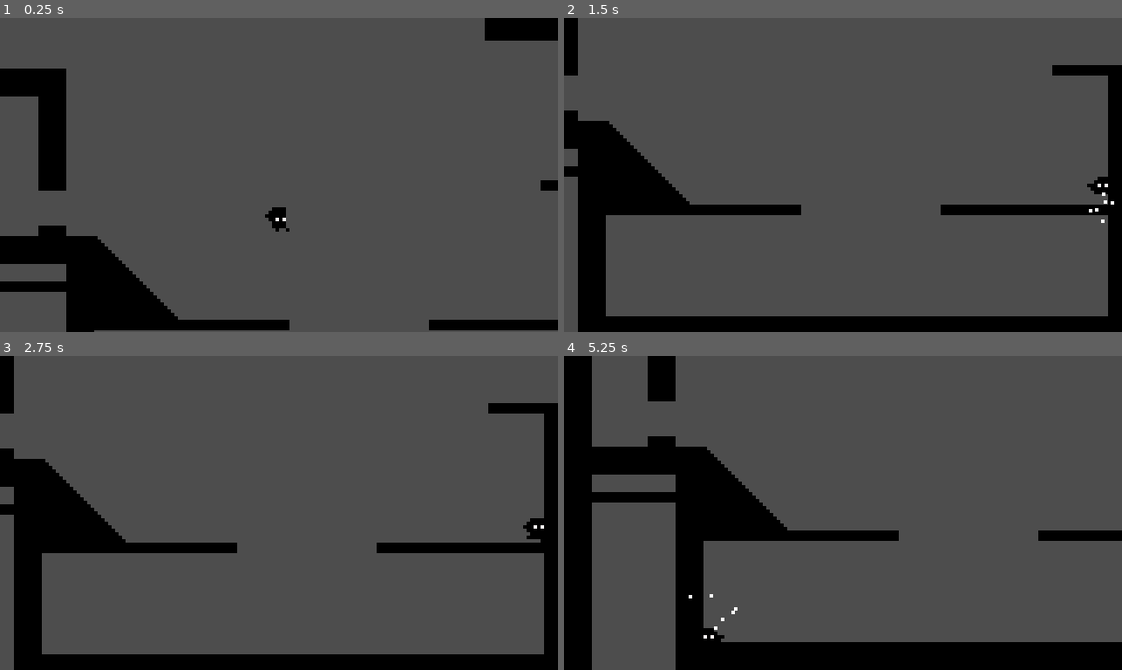
Above: before the commit, frames 1-4 (two rows, left to right).
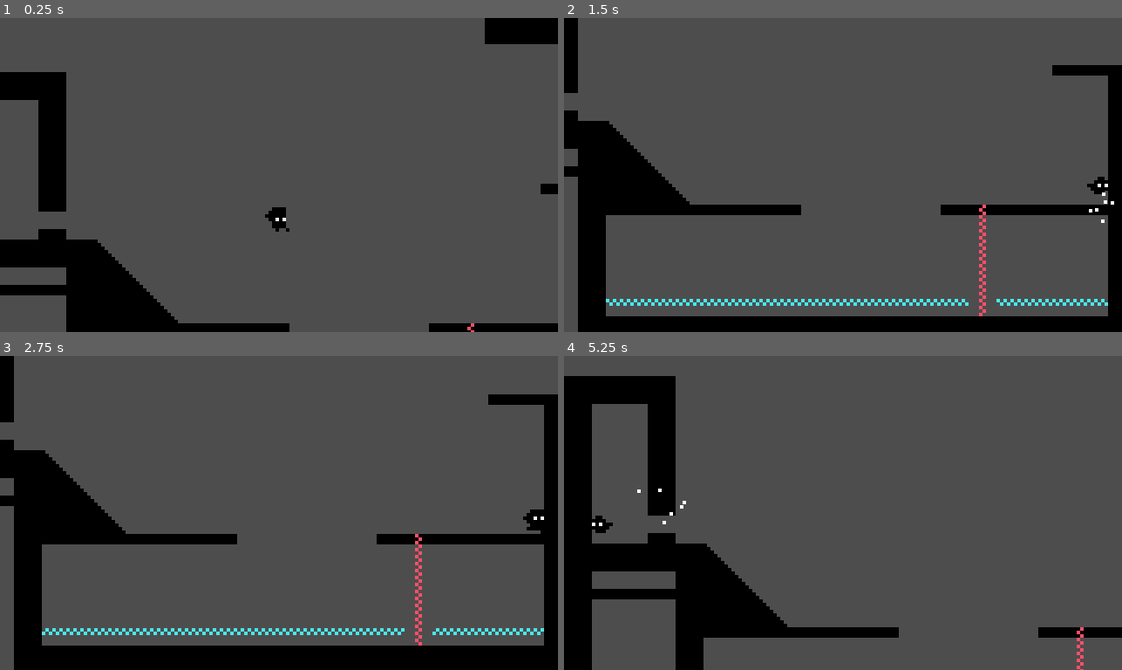
Above: after the commit, the same moments.

Repository: justindeogrades/godotminivania
Game: Godot game, scene res://node_2d.tscn
Same seed, same stepped clock (60 frames per second), same inputs: the game is played once before the commit and once after it.
Inputs:
- Up to frame 1 (0.25 s): no input
- Up to frame 2 (1.5 s): hold D (right) 0.53-1.28 s; tap Shift (dash) at 0.6, 1.35 s; tap Space (jump) at 0.77 s; hold S (down) from 1.28 s (still down)
- Up to frame 3 (2.75 s): tap Space (jump) at 1.52 s; release S (down) at 2.03 s; hold D (right) from 2.03 s (still down); tap Shift (dash) at 2.1 s
- Up to frame 4 (5.25 s): release D (right) at 2.78 s; hold W (up) 2.78-3.53 s; tap Shift (dash) every 0.75 s from 2.85 to 5.1 s; tap Space (jump) at 3.02, 3.77, 4.52 s; hold A (left) 3.53-5.03 s; hold S (down) from 5.03 s (still down)

The runs differ from the first frame. In frame 1, 2.3% of the frame differs, in the area x 0-100%, y 7-100%; in frame 2, 1.3%; in frame 3, 8.5%; in frame 4, 22%, in the area x 0-100%, y 0-100%.
Error after the commit: Cannot call method 'reload_current_scene' on a null value. (res://Characters/Player.gd:107)

Commit message:
Added hazard tiles, a placeholder death mechanic, and temporary fix for the dash hitbox

Diff:
--- a/Characters/Player.gd
+++ b/Characters/Player.gd
@@ -79,6 +79,7 @@
 
 	update_animation()
 	move_and_slide()
+	detect_hazards()
 
 func update_animation():
 	if dashing:
@@ -99,6 +100,13 @@
 		elif direction.x > 0:
 			animated_sprite.flip_h = false;
 
+func detect_hazards():
+	for i in get_slide_collision_count():
+		var collision = get_slide_collision(i)
+		if collision.get_collider().name == "Hazards":
+			get_tree().reload_current_scene()
+
+
 func emit_particle_burst(particle_vector):
 	particle_emitter.restart();
 	"particle_emitter.process_material.initial_velocity_max = 100.00;"
--- a/Characters/Player.tscn
+++ b/Characters/Player.tscn
@@ -7,7 +7,7 @@
 size = Vector2(4, 8)
 
 [sub_resource type="RectangleShape2D" id="RectangleShape2D_m74n4"]
-size = Vector2(4, 4)
+size = Vector2(4, 3)
 
 [sub_resource type="AtlasTexture" id="AtlasTexture_8l1l1"]
 atlas = ExtResource("1_q87dr")
@@ -134,6 +134,8 @@
 size = Vector2(4, 8)
 
 [node name="CharacterBody2D" type="CharacterBody2D"]
+slide_on_ceiling = false
+safe_margin = 0.001
 script = ExtResource("1_s8srl")
 
 [node name="DefaultHitbox" type="CollisionShape2D" parent="."]
@@ -141,7 +143,7 @@
 debug_color = Color(0, 0.6, 0.701961, 0.419608)
 
 [node name="DashHitbox" type="CollisionShape2D" parent="."]
-position = Vector2(0, -2)
+position = Vector2(0, -1.5)
 shape = SubResource("RectangleShape2D_m74n4")
 disabled = true
 debug_color = Color(0.988235, 0.0980392, 0, 0.419608)
--- a/node_2d.tscn
+++ b/node_2d.tscn
@@ -1,6 +1,7 @@
-[gd_scene load_steps=7 format=3 uid="uid://b2ipayab6acru"]
+[gd_scene load_steps=10 format=3 uid="uid://b2ipayab6acru"]
 
 [ext_resource type="Texture2D" uid="uid://da1trvqi4x40d" path="res://Sprites/tiles.png" id="1_1pkk3"]
+[ext_resource type="Texture2D" uid="uid://c1f16gidqsiqr" path="res://Sprites/hazards sheet.png" id="2_dkjby"]
 [ext_resource type="PackedScene" uid="uid://bmrxvp84pylld" path="res://Characters/Player.tscn" id="2_vxkla"]
 
 [sub_resource type="TileSetAtlasSource" id="TileSetAtlasSource_ai4vc"]
@@ -45,6 +46,58 @@
 physics_layer_0/collision_layer = 1
 sources/0 = SubResource("TileSetAtlasSource_ai4vc")
 
+[sub_resource type="TileSetAtlasSource" id="TileSetAtlasSource_ggcmf"]
+texture = ExtResource("2_dkjby")
+texture_region_size = Vector2i(8, 8)
+0:0/animation_columns = 2
+0:0/animation_speed = 10.0
+0:0/animation_frame_0/duration = 1.0
+0:0/animation_frame_1/duration = 1.0
+0:0/0 = 0
+0:0/0/physics_layer_0/linear_velocity = Vector2(0, 0)
+0:0/0/physics_layer_0/angular_velocity = 0.0
+0:0/0/physics_layer_0/polygon_0/points = PackedVector2Array(-4, -4, 4, -4, 4, 4, -4, 4)
+0:1/animation_columns = 2
+0:1/animation_speed = 10.0
+0:1/animation_frame_0/duration = 1.0
+0:1/animation_frame_1/duration = 1.0
+0:1/0 = 0
+0:1/0/physics_layer_0/linear_velocity = Vector2(0, 0)
+0:1/0/physics_layer_0/angular_velocity = 0.0
+0:2/animation_columns = 2
+0:2/animation_speed = 10.0
+0:2/animation_frame_0/duration = 1.0
+0:2/animation_frame_1/duration = 1.0
+0:2/0 = 0
+0:2/0/physics_layer_0/linear_velocity = Vector2(0, 0)
+0:2/0/physics_layer_0/angular_velocity = 0.0
+2:0/animation_columns = 2
+2:0/animation_speed = 10.0
+2:0/animation_frame_0/duration = 1.0
+2:0/animation_frame_1/duration = 1.0
+2:0/0 = 0
+2:0/0/physics_layer_0/linear_velocity = Vector2(0, 0)
+2:0/0/physics_layer_0/angular_velocity = 0.0
+2:1/animation_columns = 2
+2:1/animation_speed = 10.0
+2:1/animation_frame_0/duration = 1.0
+2:1/animation_frame_1/duration = 1.0
+2:1/0 = 0
+2:1/0/physics_layer_0/linear_velocity = Vector2(0, 0)
+2:1/0/physics_layer_0/angular_velocity = 0.0
+2:2/animation_columns = 2
+2:2/animation_speed = 10.0
+2:2/animation_frame_0/duration = 1.0
+2:2/animation_frame_1/duration = 1.0
+2:2/0 = 0
+2:2/0/physics_layer_0/linear_velocity = Vector2(0, 0)
+2:2/0/physics_layer_0/angular_velocity = 0.0
+
+[sub_resource type="TileSet" id="TileSet_3aqbr"]
+tile_size = Vector2i(8, 8)
+physics_layer_0/collision_layer = 1
+sources/2 = SubResource("TileSetAtlasSource_ggcmf")
+
 [sub_resource type="RectangleShape2D" id="RectangleShape2D_k85km"]
 size = Vector2(188, 128)
 
@@ -53,12 +106,17 @@
 
 [node name="Level" type="Node2D"]
 
-[node name="TileMap" type="TileMap" parent="."]
-position = Vector2(0, -1)
+[node name="Terrain" type="TileMap" parent="."]
 tile_set = SubResource("TileSet_q0g7q")
 format = 2
 layer_0/name = "Collide"
-layer_0/tile_data = PackedInt32Array(262151, 131072, 1, 2621 …(3112 unchanged characters)… 327641, 131072, 1, 65535, 65536, 1, -1, 131072, 1, -65537, 65536, 0, -131073, 65536, 0, -196609, 65536, 0, -262145, 65536, 0, -262146, 65536, 0, -262147, 65536, 0)
+layer_0/tile_data = PackedInt32Array(262151, 131072, 1, 2621 …(3112 unchanged characters)… 327641, 131072, 1, 65535, 65536, 1, -1, 65536, 0, -65537, 65536, 0, -131073, 65536, 0, -196609, 65536, 0, -262145, 65536, 0, -262146, 65536, 0, -262147, 65536, 0, -262106, 65536, 0, -262107, 65536, 0, -262108, 65536, 0, -262109, 65536, 0, -327645, 65536, 0, -393181, 65536, 0)
+
+[node name="Hazards" type="TileMap" parent="."]
+tile_set = SubResource("TileSet_3aqbr")
+cell_quadrant_size = 8
+format = 2
+layer_0/tile_data = PackedInt32Array(458753, 2, 0, 458754, 2, 0, 458755, 2, 0, 458756, 2, 0, 458757, 2, 0, 458758, 2, 0, 458759, 2, 0, 458760, 2, 0, 458761, 2, 0, 458762, 2, 0, 458763, 2, 0, 458764, 2, 0, 458765, 2, 0, 458766, 131074, 1, 458767, 2, 0, 458768, 2, 0, 458769, 2, 0, 458770, 2, 0, 262158, 131074, 1, 327694, 131074, 1, 393230, 131074, 1)
 
 [node name="Player" parent="." instance=ExtResource("2_vxkla")]
 position = Vector2(61, -30)
@@ -93,3 +151,5 @@
 [node name="CollisionShape2D" type="CollisionShape2D" parent="RoomB"]
 position = Vector2(263.5, 7)
 shape = SubResource("RectangleShape2D_hg21t")
+
+[node name="ParallaxBackground" type="ParallaxBackground" parent="."]
Binary file added: Sprites/background tiles.png
Not shown, added: Sprites/background tiles.png.import
Binary file added: Sprites/hazards sheet.png
Not shown, added: Sprites/hazards sheet.png.import
Binary file changed: Sprites/pete sheet.png
